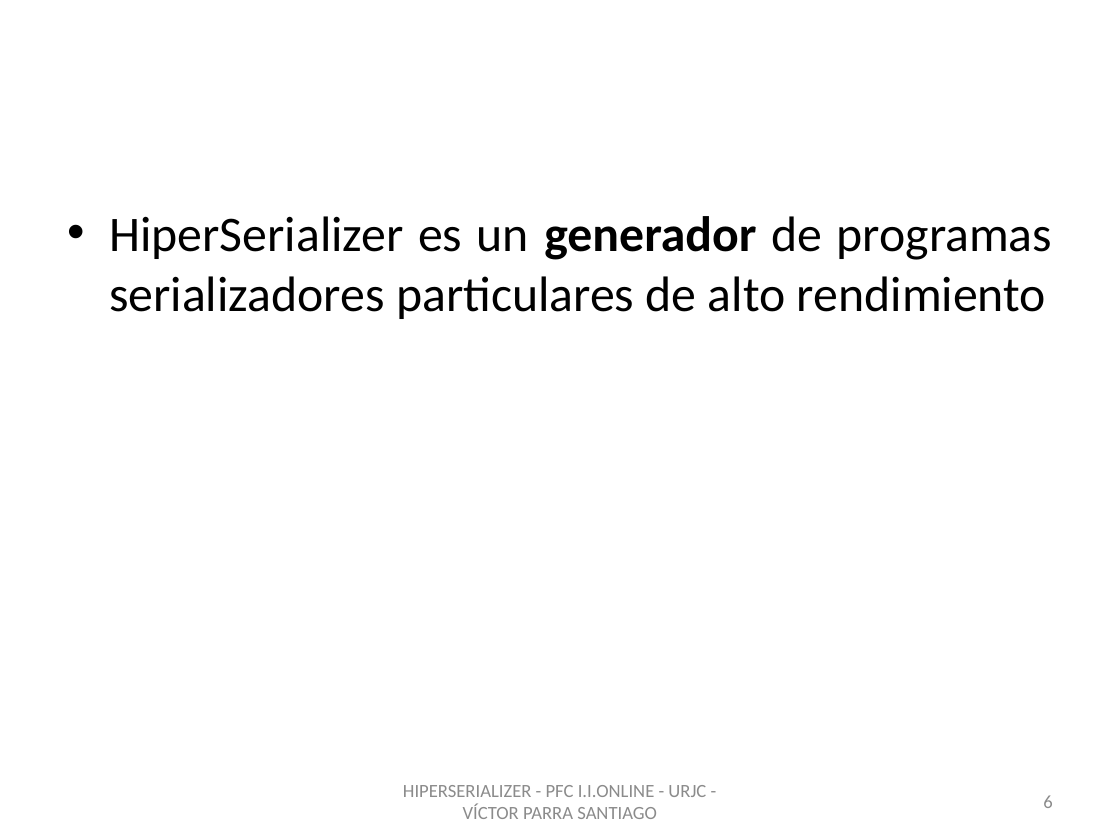
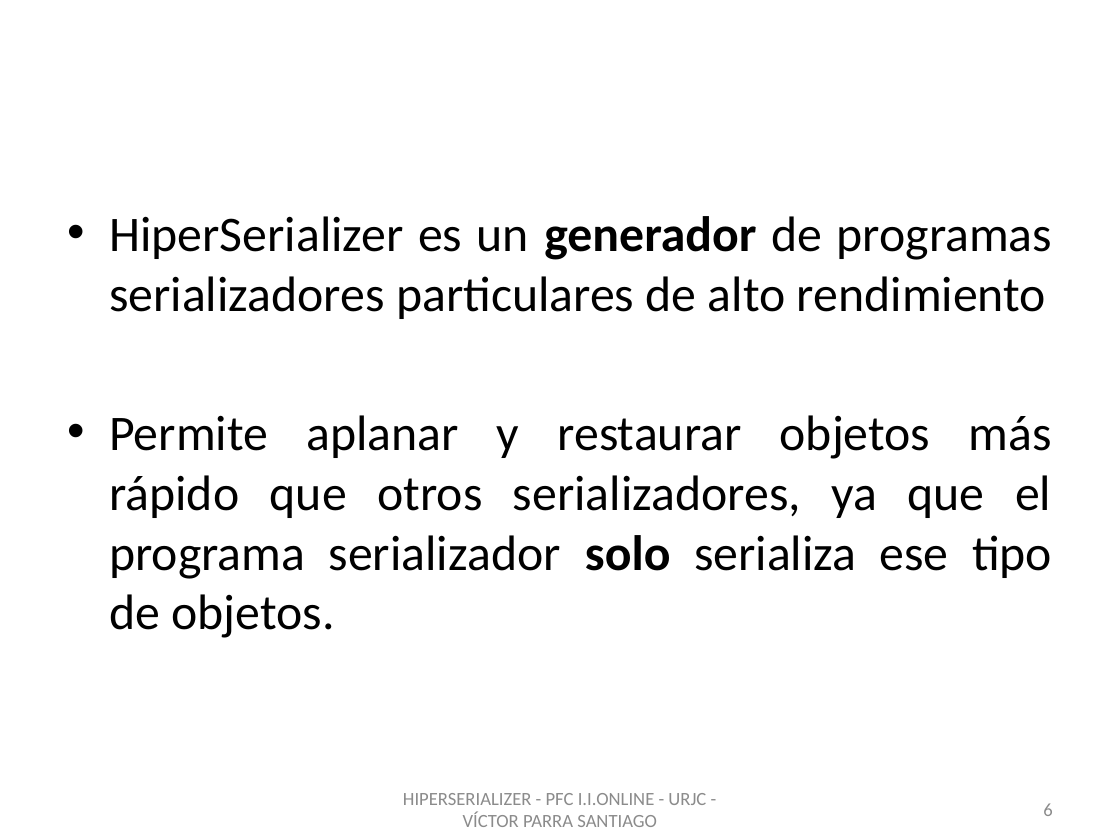
Before and after one commit to vitiparra/ProyectoFinDeCarrera, a slide deck: slide 6 of Memoria/HiperSerializer.pptx. Drawn at 1120x840 pixels with LibreOffice and Linux fonts; fonts in the diff are those of the drawing; background and template pictures are left out. Boxes give left, top, right and bottom in pixels: in the first picture for what was removed or moved away, otherwise in the second. Text is boxed around its words. In the diff, an @@ line names an element or a change of style, - is before the commit and + after.

```diff
--- a/Memoria/HiperSerializer.pptx
+++ b/Memoria/HiperSerializer.pptx
@@ text at box(109, 415, 1052, 638): paragraph added @@
+• Permite aplanar y restaurar objetos más rápido que otros serializadores, ya que el programa serializador solo serializa ese tipo de objetos.
@@ text "HIPERSERIALIZER - PFC I.I.ONLINE - ...": place and size @@
-text "HIPERSERIALIZER - PFC I.I.ONLINE - ..." at box(403, 785, 706, 819)
+text "HIPERSERIALIZER - PFC I.I.ONLINE - ..." at box(403, 793, 706, 827)
@@ page number: place and size @@
-page number at box(1043, 795, 1052, 808)
+page number at box(1043, 803, 1052, 816)
```
Also in this commit, not shown: 9 other slides changed, 2 slides added, 1 other file.
